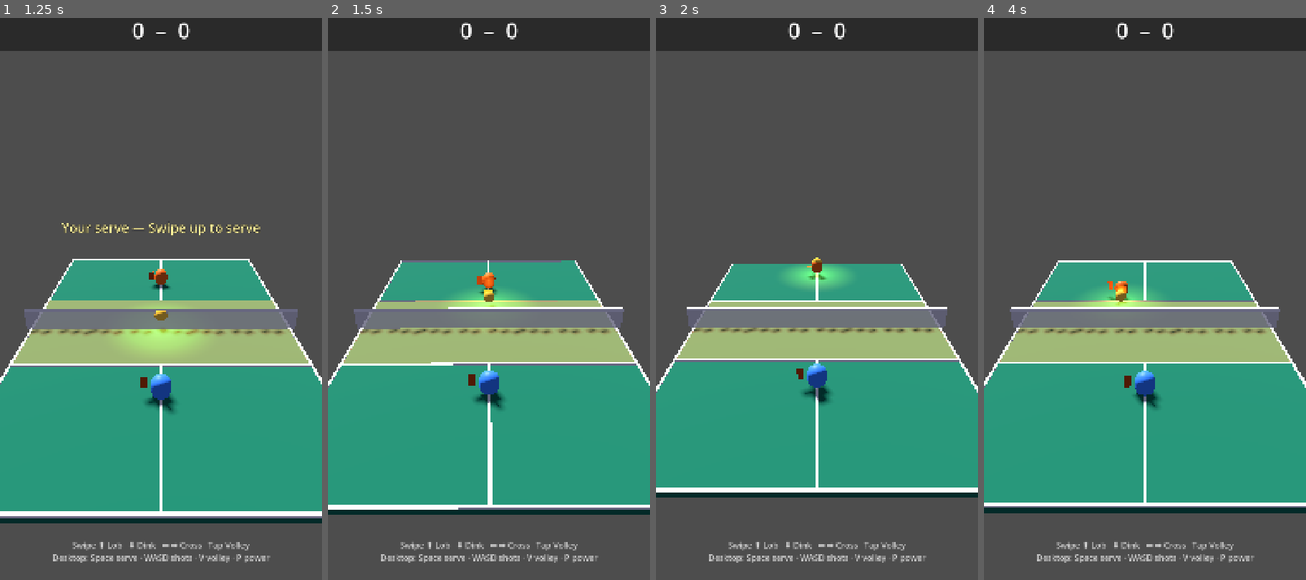
Above: before the commit, frames 1-4 (left to right).
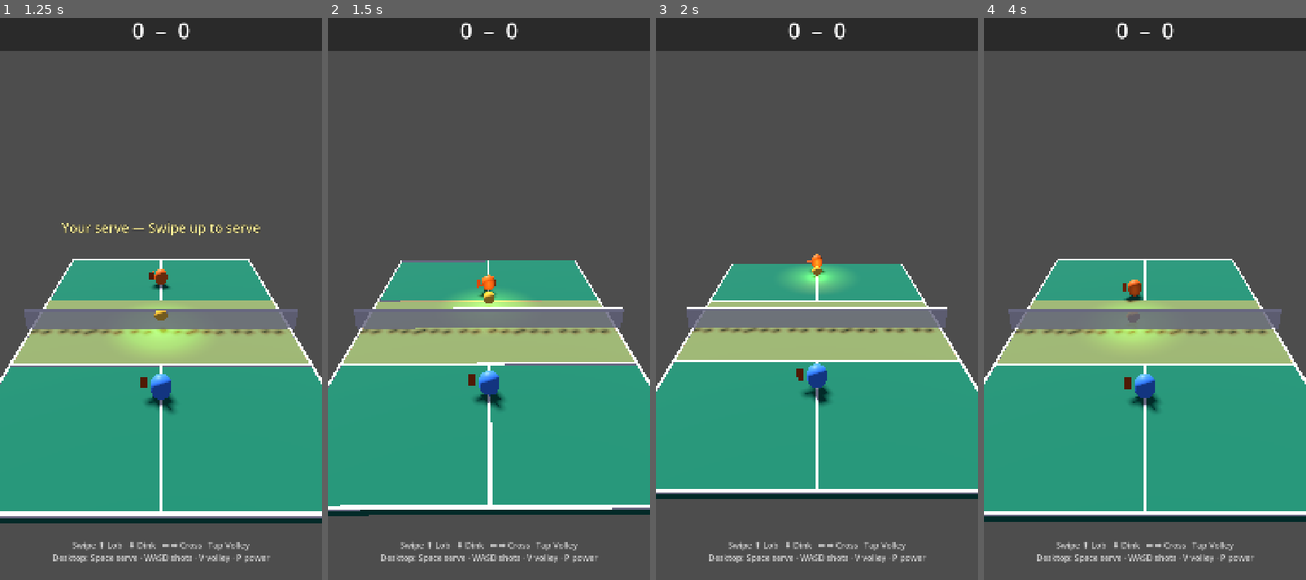
Above: after the commit, the same moments.

Repository: altafhssn/pickleball
Game: Godot game, scene res://scenes/Main.tscn
The game is run twice, just before and just after one commit, with the same random seed, the same clock (stepped at 60 frames per second) and the same inputs.
Inputs (mouse positions are in pixels of both pictures, inside the frame that each line leads up to):
- Up to frame 1 (1.25 s): click "▶ Quick Match" at 0.5 s
- Up to frame 2 (1.5 s): tap Enter at 1.25 s; move the mouse to (559, 265) at 1.27 s; hold Right from 1.28 s (still down); tap Space at 1.35 s; click (559, 265) at 1.42 s
- Up to frame 3 (2 s): keep holding Right; tap Space at 1.52, 1.82 s
- Up to frame 4 (4 s): release Right at 2 s; drag from (1080, 321) to (1128, 405) at 2.02 s; move the mouse to (1177, 169) at 2.77 s; hold Right 2.78-3.5 s; tap P at 2.85 s; tap Space at 3.05 s; drag from (1128, 405) to (1048, 209) at 3.52 s

Frame 1 is identical in both runs. In frame 2, 0.7% of the frame differs, in the area x 0-100%, y 43-89%; in frame 3, 1.6%; in frame 4, 7.1%, in the area x 0-100%, y 42-90%.

Commit message:
[ball] Wiffle-ball physics: linear drag, lower bounce, rest-stop
Three problems with how the ball moved:

1. Ball.tscn still declared custom_integrator = true, which the
   _ready() override only patched at runtime — fragile and depended on
   _ready running before the first physics tick. Lock the flag to
   false in the scene; also bake mass = 0.5, bounce = 0.28,
   friction = 0.85 (closer to a hollow plastic pickleball than a
   tennis ball). Drop the redundant gravity_scale / can_sleep /
   PhysicsMaterial.new() block from _ready.

2. Only quadratic drag was applied. At our scaled-down shot speeds
   (2–7 m/s in engine units) quadratic drag is weak, so the ball
   floated. Add a linear_drag term (0.45) — quadratic still dominates
   on a hard drive, but the slow tail of a lob or dink now actually
   decelerates the way a wiffle ball should.

3. After a soft bounce the ball micro-bounced and rolled forever
   instead of dying. Rest-stop kicks in when speed < 0.35 and the ball
   is within 0.08 of the floor: zero out velocity AND fire one
   synthetic ball_landed / EventBus.ball_bounced so Main's
   double-bounce end-condition can count the dead ball as a miss.
   rest_fired flag is cleared on hit/serve/reset so the synthetic
   bounce fires at most once per rally segment.

Co-Authored-By: Claude Opus 4.7 <noreply@anthropic.com>

Diff:
--- a/scenes/Gameplay/Ball.tscn
+++ b/scenes/Gameplay/Ball.tscn
@@ -17,12 +17,13 @@
 emission_energy_multiplier = 0.3
 
 [sub_resource type="PhysicsMaterial" id="PhysicsMaterial_d4xkn"]
-bounce = 0.4
-friction = 0.6
+bounce = 0.28
+friction = 0.85
 
 [node name="Ball" type="RigidBody3D"]
+mass = 0.5
 gravity_scale = 1.0
-custom_integrator = true
+custom_integrator = false
 continuous_cd = true
 contact_monitor = true
 max_contacts_reported = 4
--- a/scripts/Ball.gd
+++ b/scripts/Ball.gd
@@ -6,13 +6,20 @@
 enum ShotType { DINK, DRIVE, LOB, VOLLEY, ERNE, ATP }
 
 # Export vars — tuneable in editor.
-# Speeds are tuned for the in-engine court (~1.6 units long), NOT real-world
-# pickleball metres. A real 13 m court at 30 mph drive would mean ~3.5 m/s
-# in our scaled units; we round up slightly so shots feel snappy.
+# Speeds are tuned for the in-engine court (3 units long), NOT real-world
+# pickleball metres. A real 13 m court at 30 mph drive scales to about
+# 3 m/s in our units; we round up slightly so shots feel snappy.
 @export var base_speed: float = 5.0
 @export var max_speed: float = 12.0
 @export var spin_factor: float = 0.3
-@export var drag_coefficient: float = 0.08  # ~4x tennis ball drag
+# Quadratic drag dominates at high speeds; linear drag handles the slow,
+# floaty tail so the wiffle ball decelerates the way it should.
+@export var drag_coefficient: float = 0.08
+@export var linear_drag: float = 0.45
+# Ball stops when it's basically at rest on the floor — avoids endless
+# micro-bouncing after a dink lands.
+@export var rest_speed_threshold: float = 0.35
+@export var rest_height_threshold: float = 0.08
 
 # Ball state
 var spin_vector: Vector3 = Vector3.ZERO  # Topspin/backspin/sidespin
@@ -20,6 +27,9 @@
 var last_hitter_id: int = -1
 var has_bounced_this_side: bool = false
 var is_in_play: bool = false
+# True once the rest-stop logic has fired its synthetic bounce for the
+# current rally segment. Cleared on every hit() / serve() / reset().
+var rest_fired: bool = false
 
 # Signals
 signal ball_landed(position: Vector3, side: int)  # side: 0=player, 1=opponent
@@ -27,23 +37,8 @@
 signal ball_lost(was_out: bool)
 
 func _ready():
-	# Configure RigidBody3D for pickleball physics.
-	# We use the default integrator for gravity + bounce, and add drag/Magnus
-	# additively in _integrate_forces.
-	gravity_scale = 1.0
-	custom_integrator = false
-	continuous_cd = true
-	contact_monitor = true
-	max_contacts_reported = 4
-	can_sleep = false
-
-	# Use a PhysicsMaterial for bounce/friction
-	var mat = PhysicsMaterial.new()
-	mat.bounce = 0.4
-	mat.friction = 0.6
-	physics_material_override = mat
-
-	# Connect body_entered for collision detection
+	# RigidBody flags + PhysicsMaterial live in Ball.tscn so the engine sees
+	# them on first physics tick. We only wire collisions here.
 	body_entered.connect(_on_body_entered)
 
 func _integrate_forces(state: PhysicsDirectBodyState3D) -> void:
@@ -53,24 +48,39 @@
 	var velocity: Vector3 = state.linear_velocity
 	var speed: float = velocity.length()
 
-	if speed < 0.1:
+	# Rest-stop: ball nearly motionless near the floor → kill velocity so it
+	# doesn't dribble forever after a soft bounce. Fire one synthetic bounce
+	# event so Main's rally end-condition can count "dead ball" as a miss.
+	if speed < rest_speed_threshold and state.transform.origin.y <= rest_height_threshold:
+		state.linear_velocity = Vector3.ZERO
+		state.angular_velocity = Vector3.ZERO
+		if not rest_fired:
+			rest_fired = true
+			var pos: Vector3 = state.transform.origin
+			var side: int = 0 if pos.z < 0 else 1
+			ball_landed.emit(pos, side)
+			EventBus.ball_bounced.emit(pos, side)
 		return
 
-	# === Authentic Wiffle Ball Drag ===
-	# Quadratic drag: F = -v * |v| * Cd
-	# Pickleball drag coefficient is ~4x higher than a tennis ball
-	# due to the holes in the wiffle ball
-	var drag_force: Vector3 = -velocity.normalized() * speed * speed * drag_coefficient
+	if speed < 0.05:
+		return
+
+	# === Wiffle ball drag ===
+	# Quadratic term dominates at high speeds (fast drives bleed off quickly);
+	# linear term keeps the slow tail from feeling floaty (real wiffle balls
+	# decelerate strongly even at low speed because of all the holes).
+	var dir: Vector3 = velocity / speed
+	var drag_force: Vector3 = -dir * (speed * speed * drag_coefficient + speed * linear_drag)
 	state.apply_central_force(drag_force)
 
-	# Apply spin force (Magnus effect)
+	# Magnus effect from spin.
 	if spin_vector.length() > 0.01:
 		var magnus_force: Vector3 = spin_vector.cross(velocity) * spin_factor * 0.1
 		state.apply_central_force(magnus_force)
 
-	# Clamp speed
+	# Hard cap so a runaway integrator can't punt the ball off the world.
 	if speed > max_speed:
-		state.linear_velocity = velocity.normalized() * max_speed
+		state.linear_velocity = dir * max_speed
 
 func _on_body_entered(body: Node) -> void:
 	# Detect net hits
@@ -90,6 +100,7 @@
 	global_position = from_position
 	is_in_play = true
 	has_bounced_this_side = false
+	rest_fired = false
 	shot_type = ShotType.DRIVE
 
 	# Calculate launch velocity toward target
@@ -107,6 +118,7 @@
 	shot_type = shot
 	spin_vector = spin
 	has_bounced_this_side = false
+	rest_fired = false
 
 	# Speed and arc tuned per shot type. Net is ~0.16 tall, court half-length
 	# is ~0.8 from baseline-ish position to net — without enough vertical
@@ -143,4 +155,5 @@
 	spin_vector = Vector3.ZERO
 	shot_type = ShotType.DRIVE
 	has_bounced_this_side = false
+	rest_fired = false
 	global_position = Vector3.ZERO
